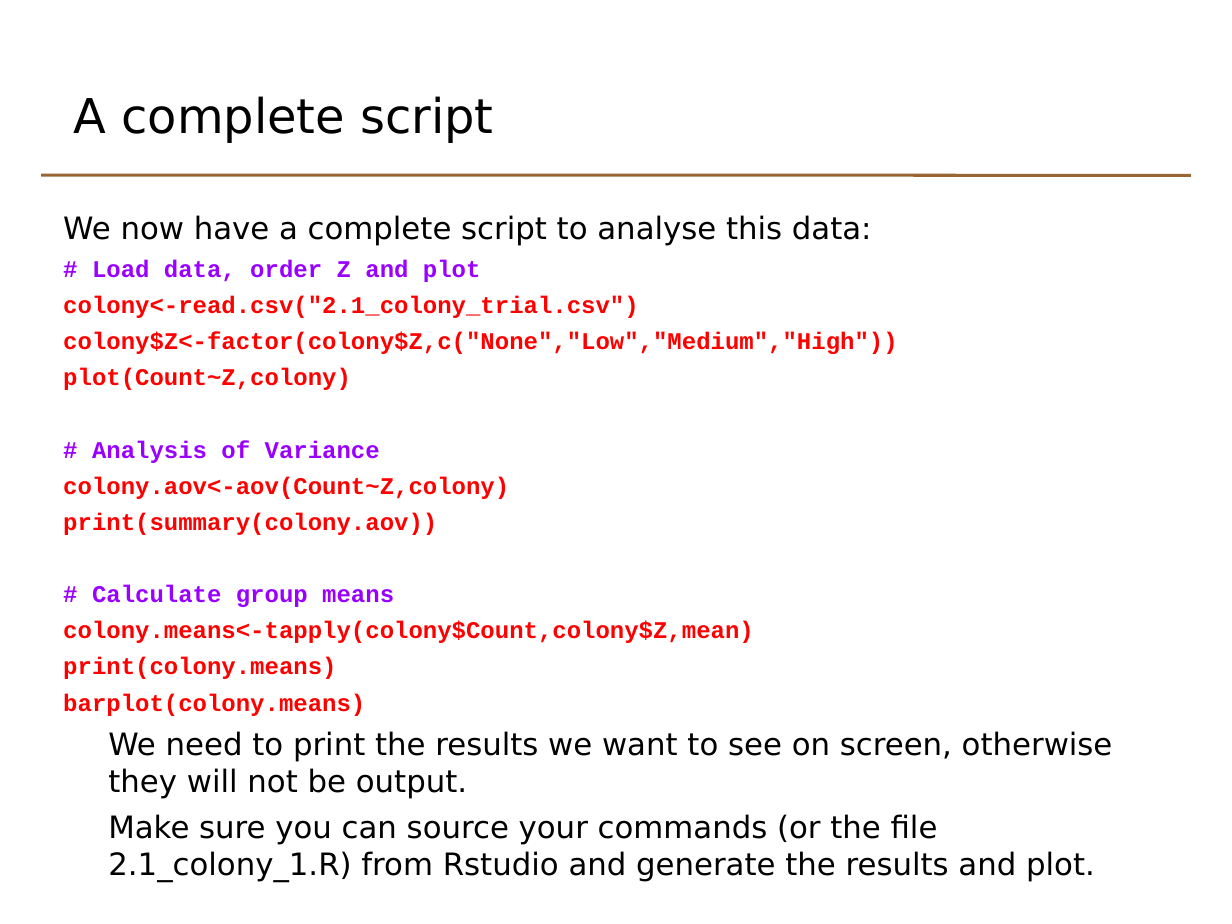
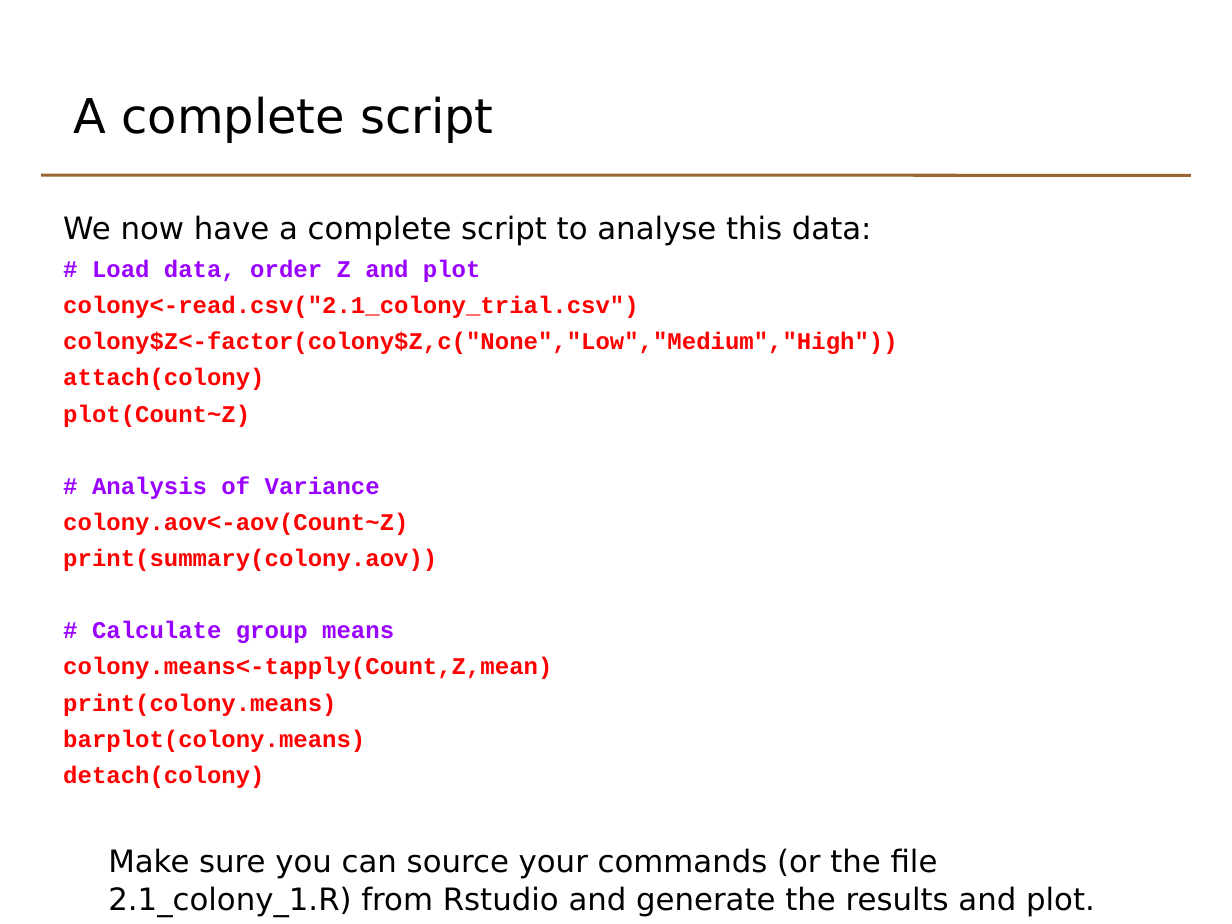
Before and after one commit to johnomics/basicr, a slide deck: slide 15 of Basic_R_Day_2_slides.odp. Drawn at 1232x924 pixels with LibreOffice and Linux fonts; fonts in the diff are those of the drawing. Boxes give left, top, right and bottom in pixels: in the first picture for what was removed or moved away, otherwise in the second. Text is boxed around its words. In the diff, an @@ line names an element or a change of style, - is before the commit and + after.

Commit message:
Edits following run of course 28/29 April
Colony section:
- remove XLS file example
- Use attach and detach instead of data argument
- Remove third part with multiple data files

Bugfixes:
- remove website links
- List slide: Change 'a' to 'one.to.ten' (hangover from old a,b,c variable names)
- Checking input and reporting errors - remove duplication of 'concise' sqXplusX error checking example
- Removed temperature conversion application exercise
- Change all =T and =F to =TRUE and =FALSE

```diff
--- a/Basic_R_Day_2_slides.odp
+++ b/Basic_R_Day_2_slides.odp
@@ text at <box>63,368,264,427</box>: text changed @@
-plot(Count~Z,colony)
+attach(colony)
+plot(Count~Z)
@@ text at <box>63,513,408,535</box>: text changed @@
-colony.aov<-aov(Count~Z,colony)
+colony.aov<-aov(Count~Z)
@@ text at <box>63,657,552,679</box>: text changed @@
-colony.means<-tapply(colony$Count,colony$Z,mean)
+colony.means<-tapply(Count,Z,mean)
@@ text at <box>63,765,264,788</box>: text changed; size 18 to 14 pt; font DejaVu Sans to Courier New; text colour #000000 to #FF0000; bold on @@
-We need to print the results we want to see on screen, otherwise they will not be output.
+detach(colony)
```
Also in this commit, not shown: 22 other slides changed, 1 slide added, 11 slides removed, 15 other files.
